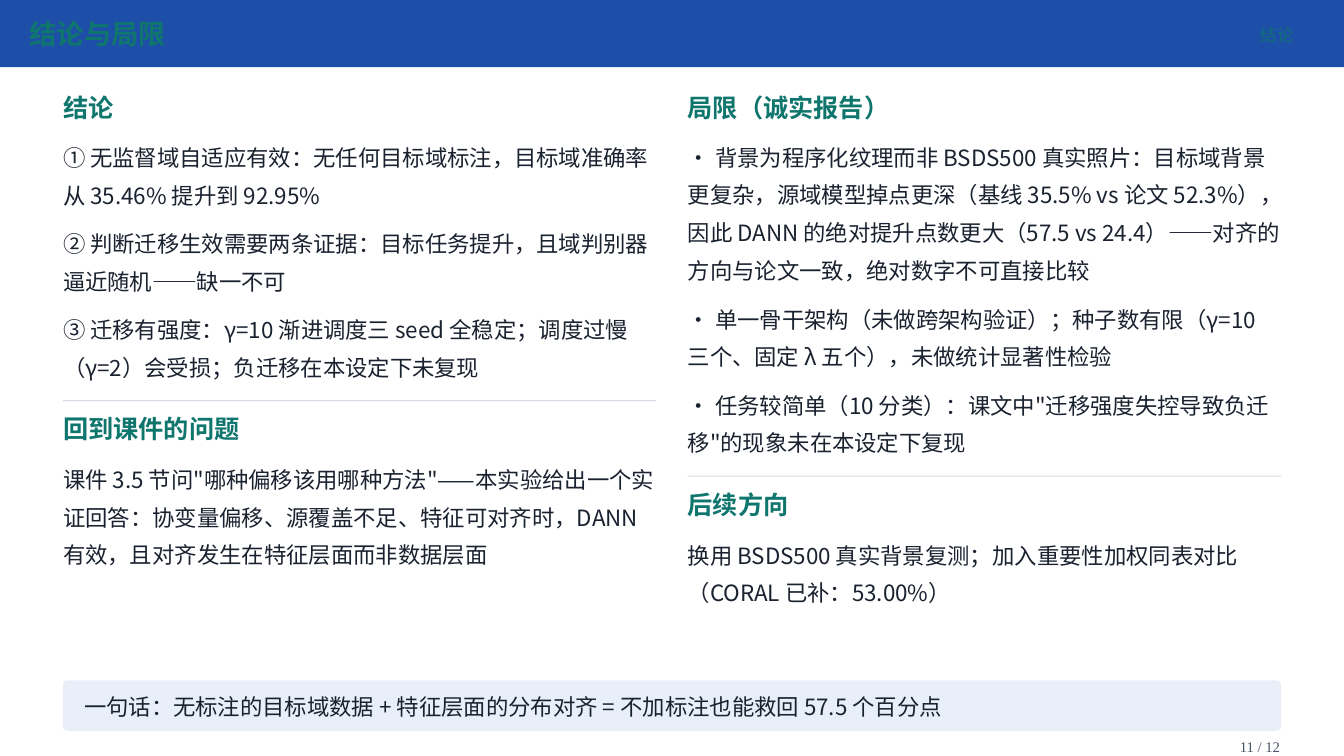
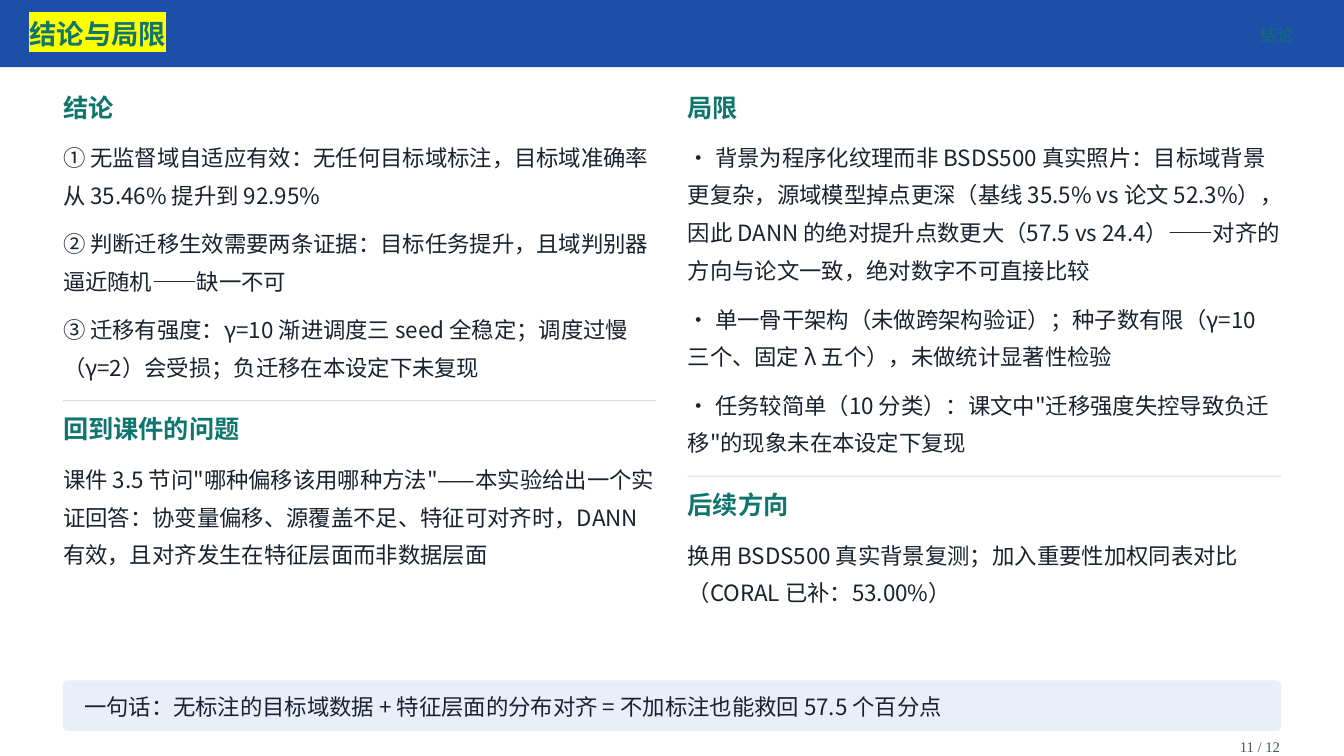
Before and after one commit to IsukaShinji/2026-fall-transfer-learning, a slide deck: slide 11 of 个人展示/汇报/DANN域自适应汇报/DANN域自适应汇报.pptx. Drawn at 1344x756 pixels with LibreOffice and Linux fonts; fonts in the diff are those of the drawing. Boxes give left, top, right and bottom in pixels: in the first picture for what was removed or moved away, otherwise in the second. Text is boxed around its words. In the diff, an @@ line names an element or a change of style, - is before the commit and + after.

```diff
--- a/个人展示/汇报/DANN域自适应汇报/DANN域自适应汇报.pptx
+++ b/个人展示/汇报/DANN域自适应汇报/DANN域自适应汇报.pptx
@@ text added at box(29, 20, 166, 47), 19.5 pt, text #0F766E, bold @@
+结论与局限
@@ text at box(688, 96, 738, 119): text changed @@
-局限（诚实报告）
+局限
```
Also in this commit, not shown: 3 other slides changed.
